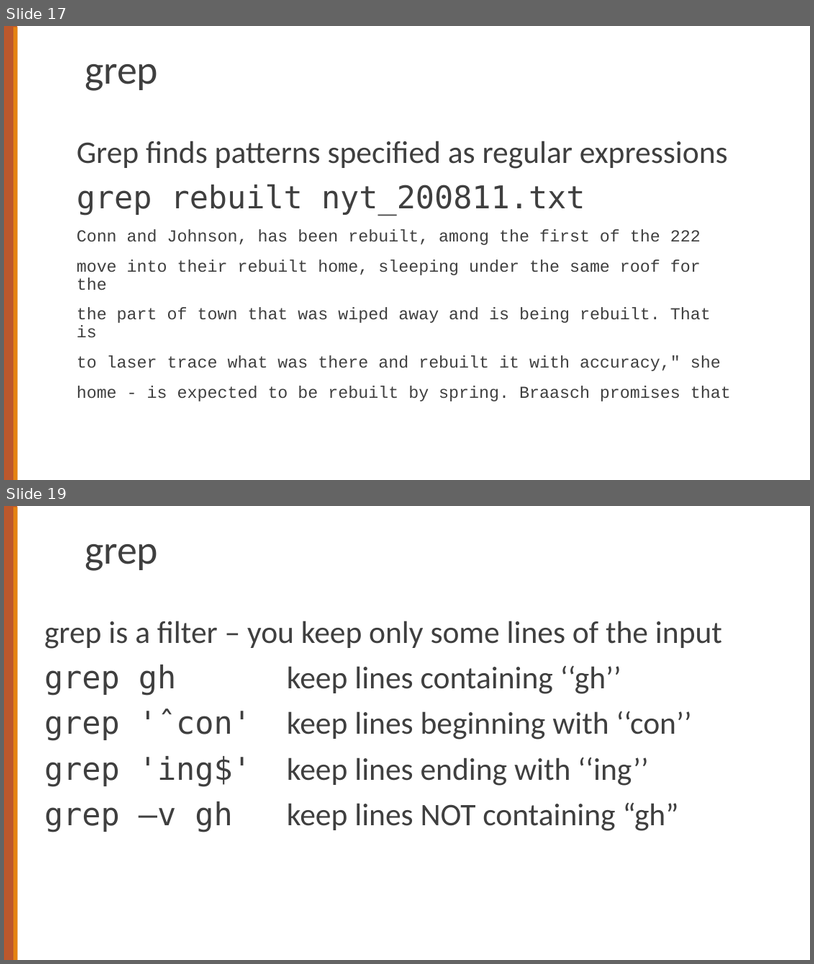
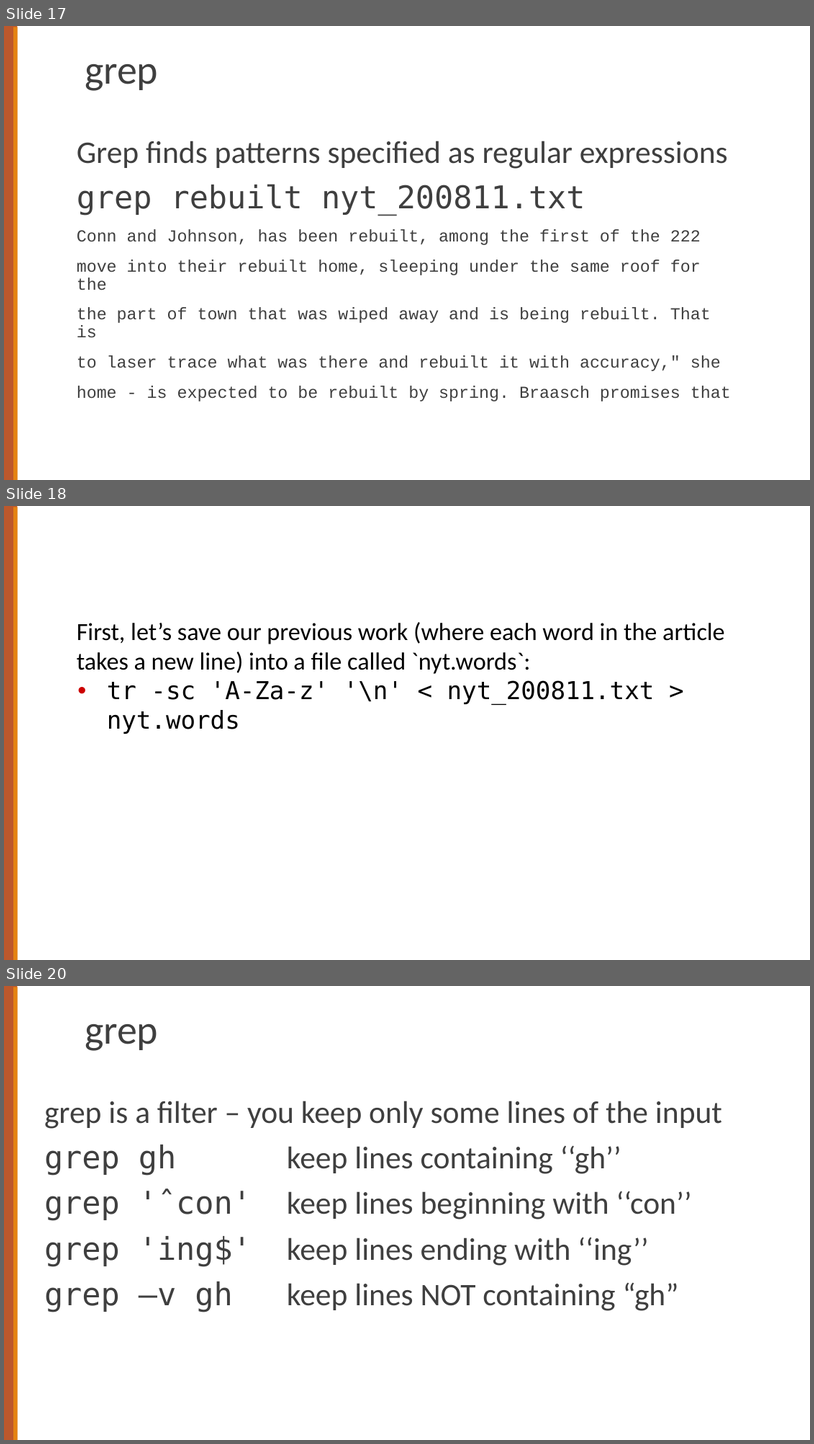
Before and after one commit to cs124/labs, a slide deck: Lab1_UnixForPoets.pptx. Shown one above the other, each under a label of ours: slides 17 and 19 before the commit, slides 17, 18 and 20 after it; the slides between them are not shown. The pictures are 814x964 and 814x1444 pixels, drawn with LibreOffice and Linux fonts; fonts in the diff are those of the drawing. Boxes give left, top, right and bottom in pixels: in the first picture for what was removed or moved away, otherwise in the second. Text is boxed around its words. In the diff, an @@ line names an element or a change of style, - is before the commit and + after.

```diff
--- a/Lab1_UnixForPoets.pptx
+++ b/Lab1_UnixForPoets.pptx
@@ slide 18 added at [4,506,810,960], background #FFFFFF; not listed: 2 template elements that a slide beside it also shows @@
@@ text added at [77,622,725,734], 22 pt, text #000000 @@
+First, let’s save our previous work (where each word in the article takes a new line) into a file called `nyt.words`:
+• tr -sc 'A-Za-z' '\n' < nyt_200811.txt > nyt.words
@@ what was slide 19 is now slide 20 @@
```
Also in this commit, not shown: 7 slides changed, 1 other file.
